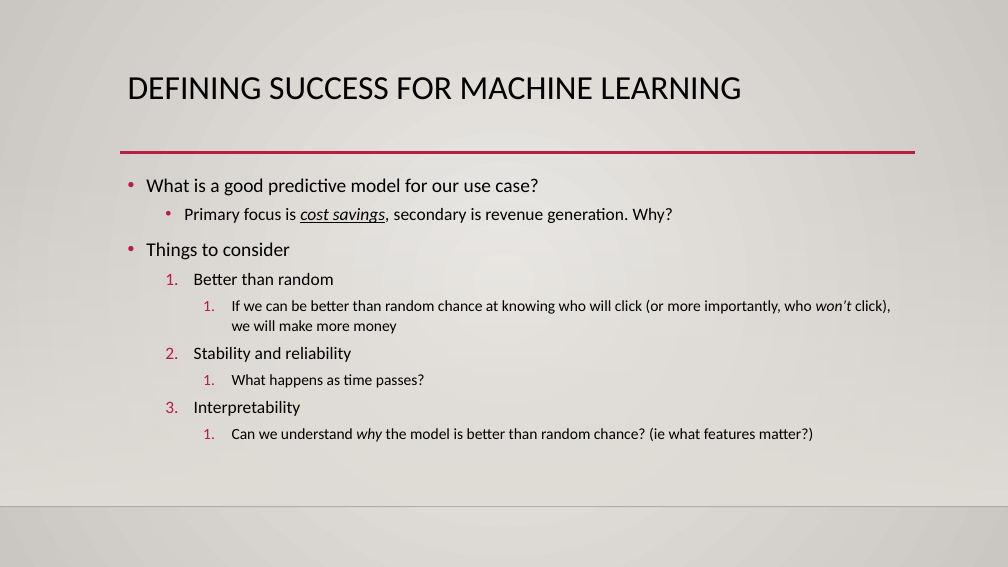
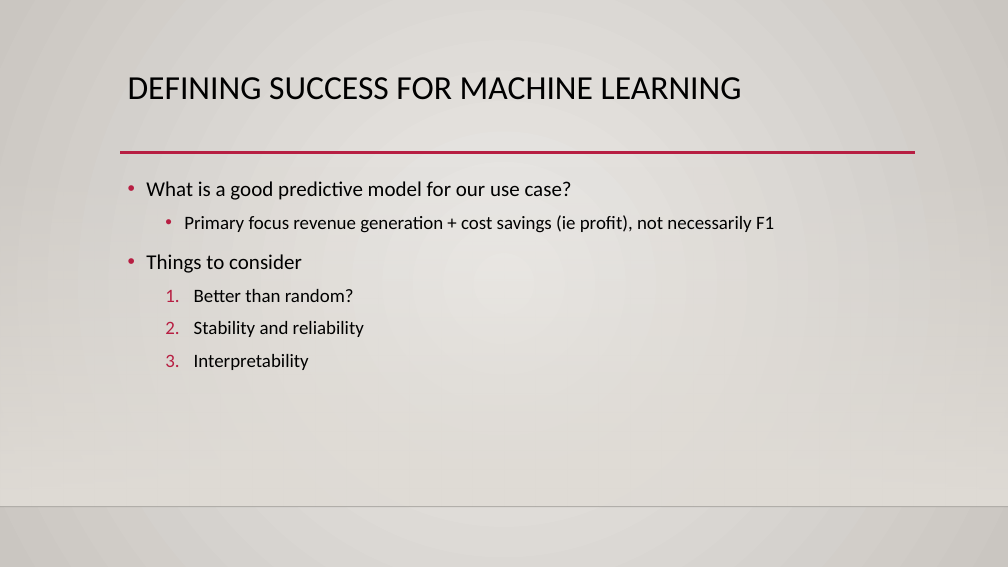
Before and after one commit to bgilliland/credible_takehome, a slide deck: slide 21 of docs/gilliland_credible_takehome.pptx (slide 20 before the commit). Drawn at 1008x567 pixels with LibreOffice and Linux fonts; fonts in the diff are those of the drawing; background and template pictures are left out. Boxes give left, top, right and bottom in pixels: in the first picture for what was removed or moved away, otherwise in the second. Text is boxed around its words. In the diff, an @@ line names an element or a change of style, - is before the commit and + after.

```diff
--- a/docs/gilliland_credible_takehome.pptx
+++ b/docs/gilliland_credible_takehome.pptx
@@ text at bbox=[146, 181, 572, 370]: size 18.5 to 20 pt in "What is a good predictive model for ...", "Things to consider"; size 16.6 to 18 pt in "Stability and reliability", "Interpretability"; line spacing 1.1 to 1.2 @@
@@ text at bbox=[184, 215, 774, 233]: text changed; size 16.6 to 18 pt @@
-  • Primary focus is cost savings, secondary is revenue generation. Why?
+  • Primary focus revenue generation + cost savings (ie profit), not necessarily F1
@@ text at bbox=[194, 289, 354, 302]: text changed; size 14.8 to 18 pt @@
-  1. Better than random
-    1. If we can be better than random chance at knowing who will click (or more importantly, who won’t click), we will make more money
+  1. Better than random?
@@ text at bbox=[232, 374, 425, 388]: paragraph removed @@
-    1. What happens as time passes?
@@ text at bbox=[232, 428, 813, 442]: paragraph removed @@
-    1. Can we understand why the model is better than random chance? (ie what features matter?)
```
Also in this commit, not shown: 21 other slides changed, 2 slides added, 2 slides removed, 4 other files.
